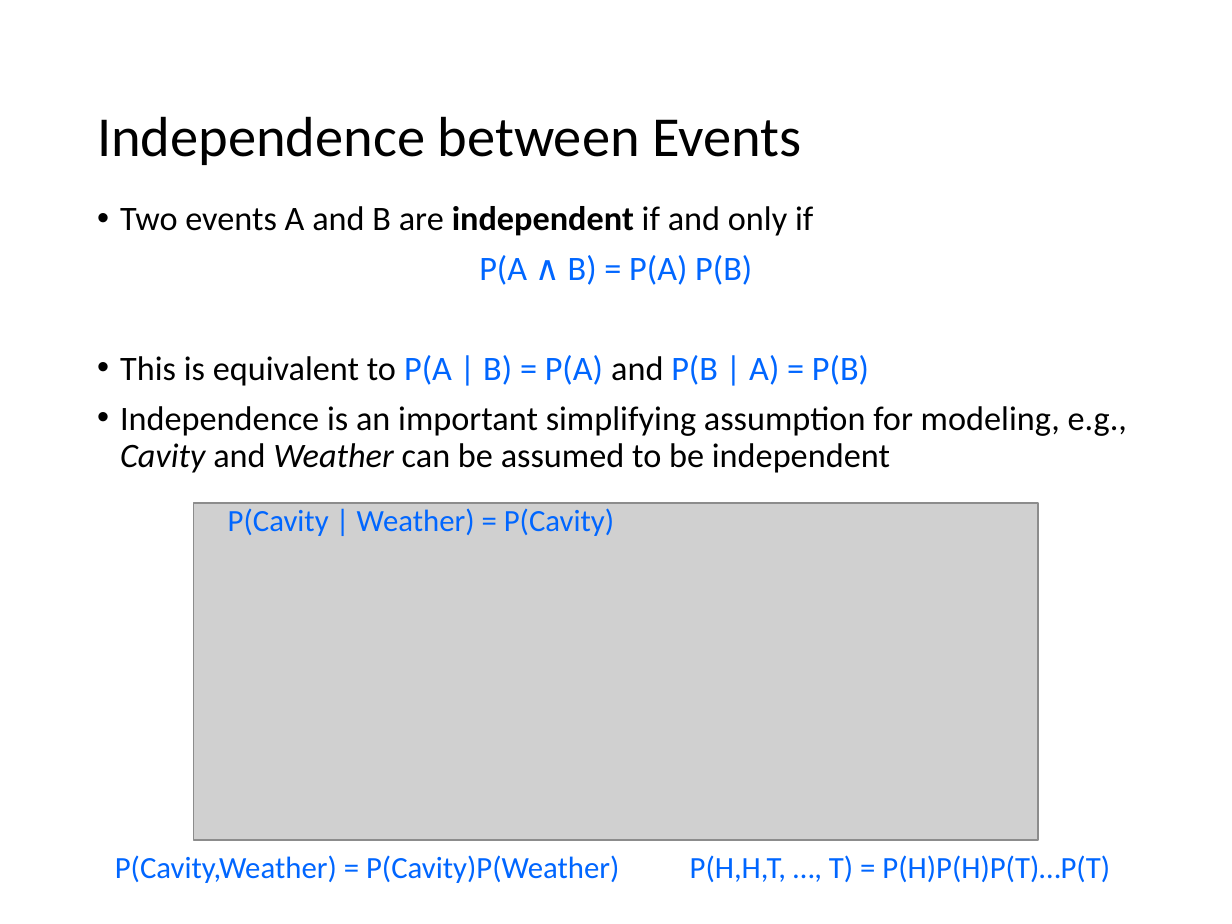
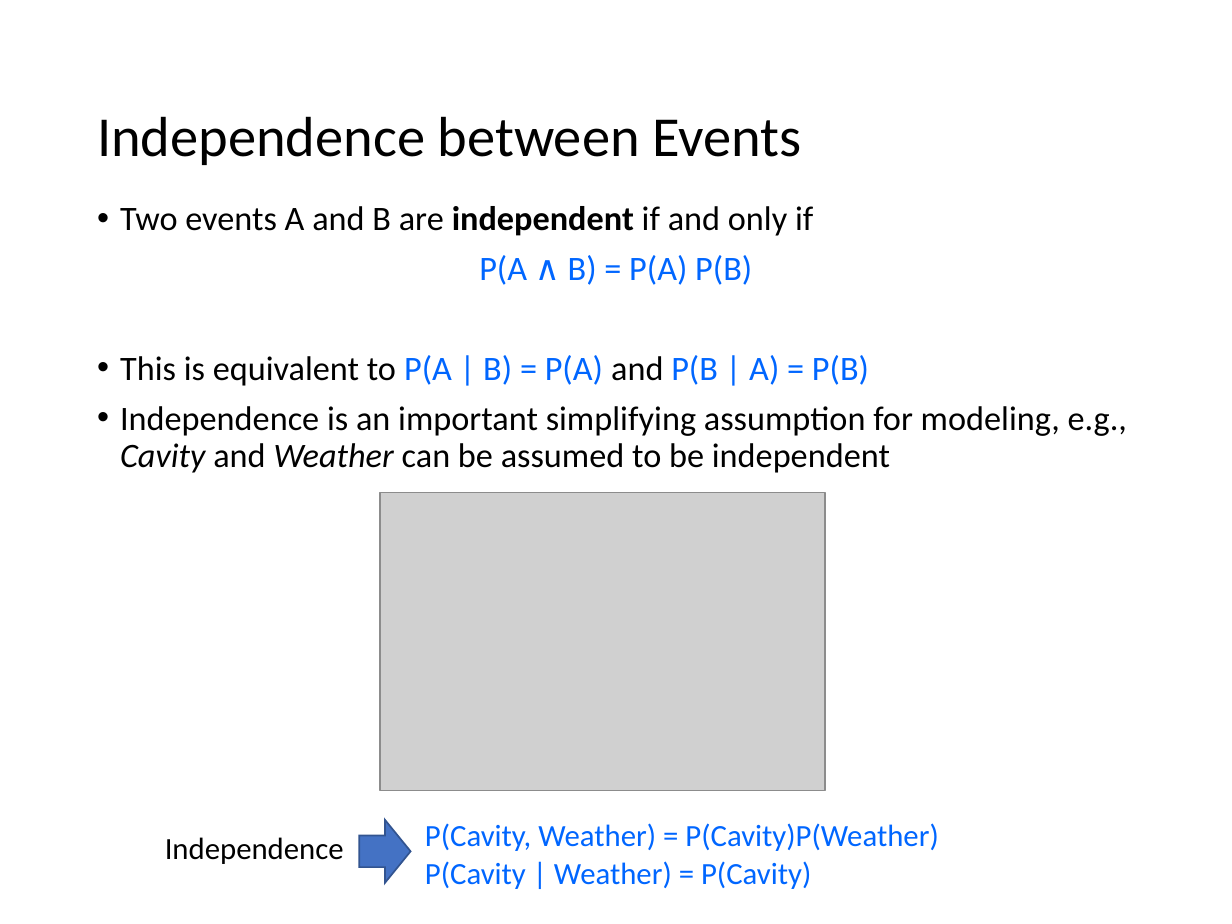
Before and after one commit to mhahsler/CS7320-AI, a slide deck: slide 25 of slides/12_uncertainty.pptx (slide 28 before the commit). Drawn at 1232x924 pixels with LibreOffice and Linux fonts; fonts in the diff are those of the drawing; grey boxes stand for pictures. Boxes give left, top, right and bottom in pixels: in the first picture for what was removed or moved away, otherwise in the second. Text is boxed around its words. In the diff, an @@ line names an element or a change of style, - is before the commit and + after.

```diff
--- a/slides/12_uncertainty.pptx
+++ b/slides/12_uncertainty.pptx
@@ picture: place and size @@
-picture at box(193, 503, 1037, 840)
+picture at box(379, 493, 824, 791)
@@ text added at box(165, 837, 344, 864), 18 pt, text #000000 @@
+Independence
@@ right arrow added at box(360, 819, 411, 882), fill #4472C4, outline #325491 1 pt @@
@@ text at box(425, 823, 938, 851): spaces changed @@
-P(Cavity,Weather) = P(Cavity)P(Weather)
+P(Cavity, Weather) = P(Cavity)P(Weather)
@@ text "P(Cavity | Weather) = P(Cavity)": place and size @@
-text "P(Cavity | Weather) = P(Cavity)" at box(228, 508, 614, 536)
+text "P(Cavity | Weather) = P(Cavity)" at box(425, 861, 811, 889)
@@ text removed at box(690, 855, 1110, 882) @@
-P(H,H,T, …, T) = P(H)P(H)P(T)…P(T)
```
Also in this commit, not shown: 16 other slides changed, 5 slides removed, 1 other file.
